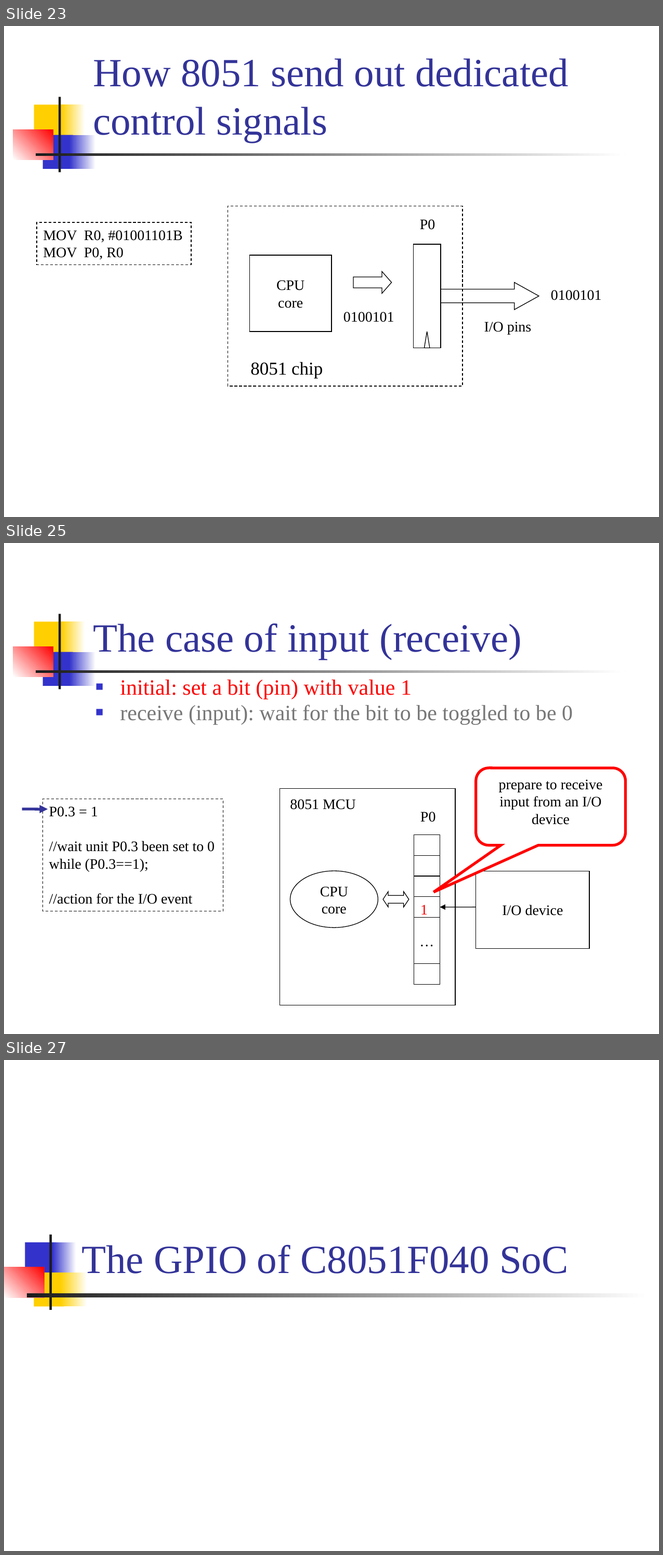
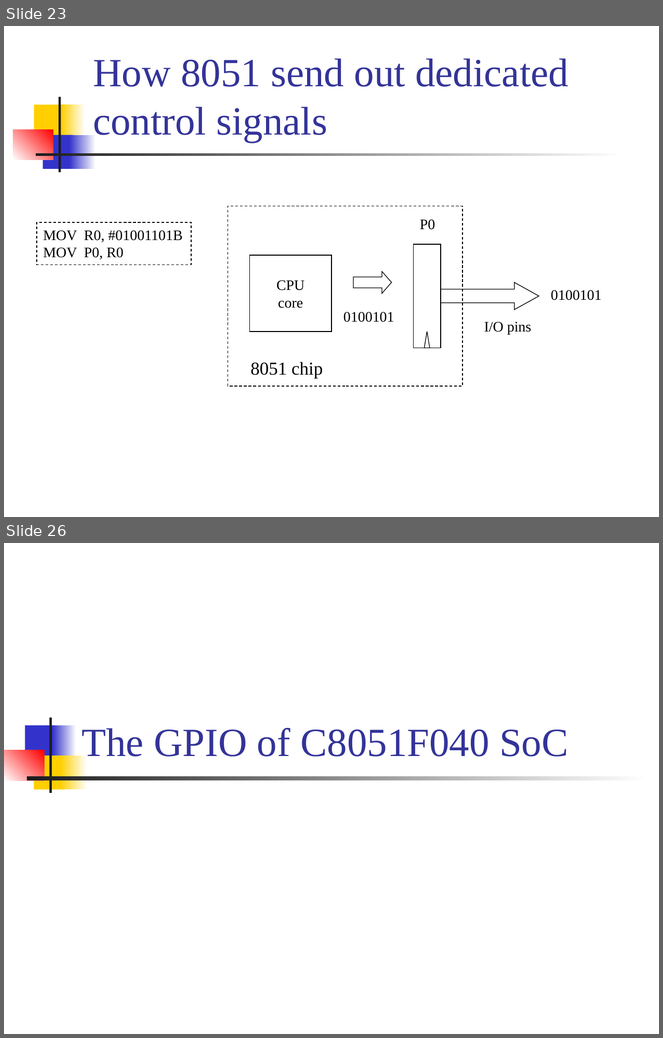
Before and after one commit to CGUSystemCourses/Micro_Lab-2018, a slide deck: Labs/Lab02-gpio/lab02-gpio.pptx. Shown one above the other, each under a label of ours: slides 23, 25 and 27 before the commit, slides 23 and 26 after it; the slides between them are not shown. The pictures are 663x1555 and 663x1038 pixels, drawn with LibreOffice and Linux fonts; fonts in the diff are those of the drawing. Boxes give left, top, right and bottom in pixels: in the first picture for what was removed or moved away, otherwise in the second. Text is boxed around its words. In the diff, an @@ line names an element or a change of style, - is before the commit and + after.

```diff
--- a/Labs/Lab02-gpio/lab02-gpio.pptx
+++ b/Labs/Lab02-gpio/lab02-gpio.pptx
@@ slide 25 removed at [4, 543, 659, 1034], background #FFFFFF; not listed: 7 template elements that a slide beside it also shows @@
@@ title removed at [93, 624, 522, 659] @@
-The case of input (receive)
@@ text removed at [120, 680, 573, 725] @@
-■ initial: set a bit (pin) with value 1
-■ receive (input): wait for the bit to be toggled to be 0
@@ rounded speech box removed at [476, 768, 625, 846] @@
-prepare to receive input from an I/O device
@@ rectangle removed at [42, 799, 223, 912] @@
-P0.3 = 1
-//wait unit P0.3 been set to 0
-while (P0.3==1);
-//action for the I/O event
@@ arrow removed from (22, 809) to (48, 809) @@
@@ text removed at [421, 905, 428, 915] @@
-1
@@ group removed at [280, 788, 589, 1006]: 8 rectangles, 2 texts, 1 ellipse, 1 left right arrow, 1 arrow @@
-…
-P0
-CPU
-core
-8051 MCU
-I/O device
@@ what was slide 27 is now slide 26 @@
```
Also in this commit, not shown: 2 slides changed.
